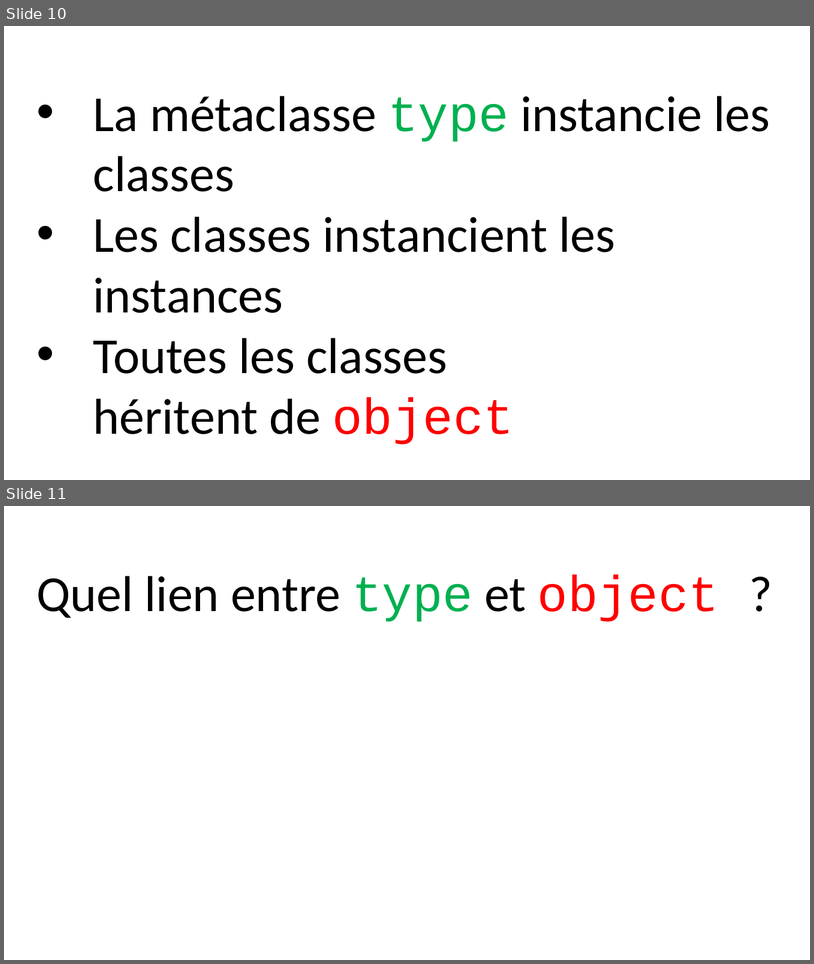
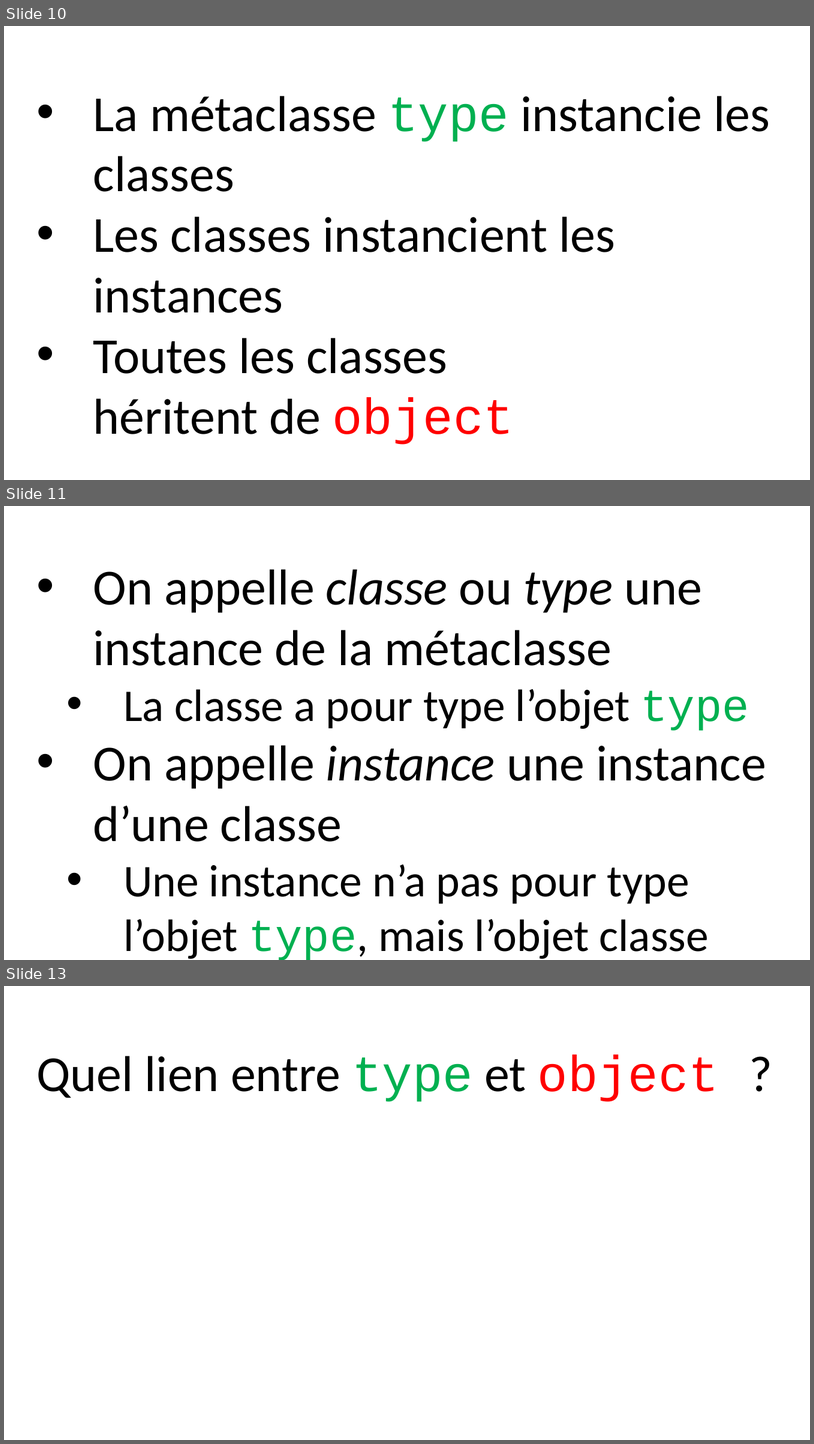
Before and after one commit to parmentelat/flotpython-archive, a slide deck: semaine7/CO12AL-W7-VIDEO03-SLIDE01.pptx. Shown one above the other, each under a label of ours: slides 10 and 11 before the commit, slides 10, 11 and 13 after it; the slides between them are not shown. The pictures are 814x964 and 814x1444 pixels, drawn with LibreOffice and Linux fonts; fonts in the diff are those of the drawing. Boxes give left, top, right and bottom in pixels: in the first picture for what was removed or moved away, otherwise in the second. Text is boxed around its words. In the diff, an @@ line names an element or a change of style, - is before the commit and + after.

Commit message:
some improvements to the new-style class discussion

```diff
--- a/semaine7/CO12AL-W7-VIDEO03-SLIDE01.pptx
+++ b/semaine7/CO12AL-W7-VIDEO03-SLIDE01.pptx
@@ slide 11 added at <box>4,506,810,960</box>, background #FFFFFF @@
@@ text added at <box>93,569,767,960</box>, 60 pt, text #000000 @@
+• On appelle classe ou type une instance de la métaclasse
+  • La classe a pour type l’objet type
+• On appelle instance une instance d’une classe
+  • Une instance n’a pas pour type l’objet type, mais l’objet classe
@@ what was slide 11 is now slide 13 @@
```
Also in this commit, not shown: 1 slide changed, 1 other slide added.
